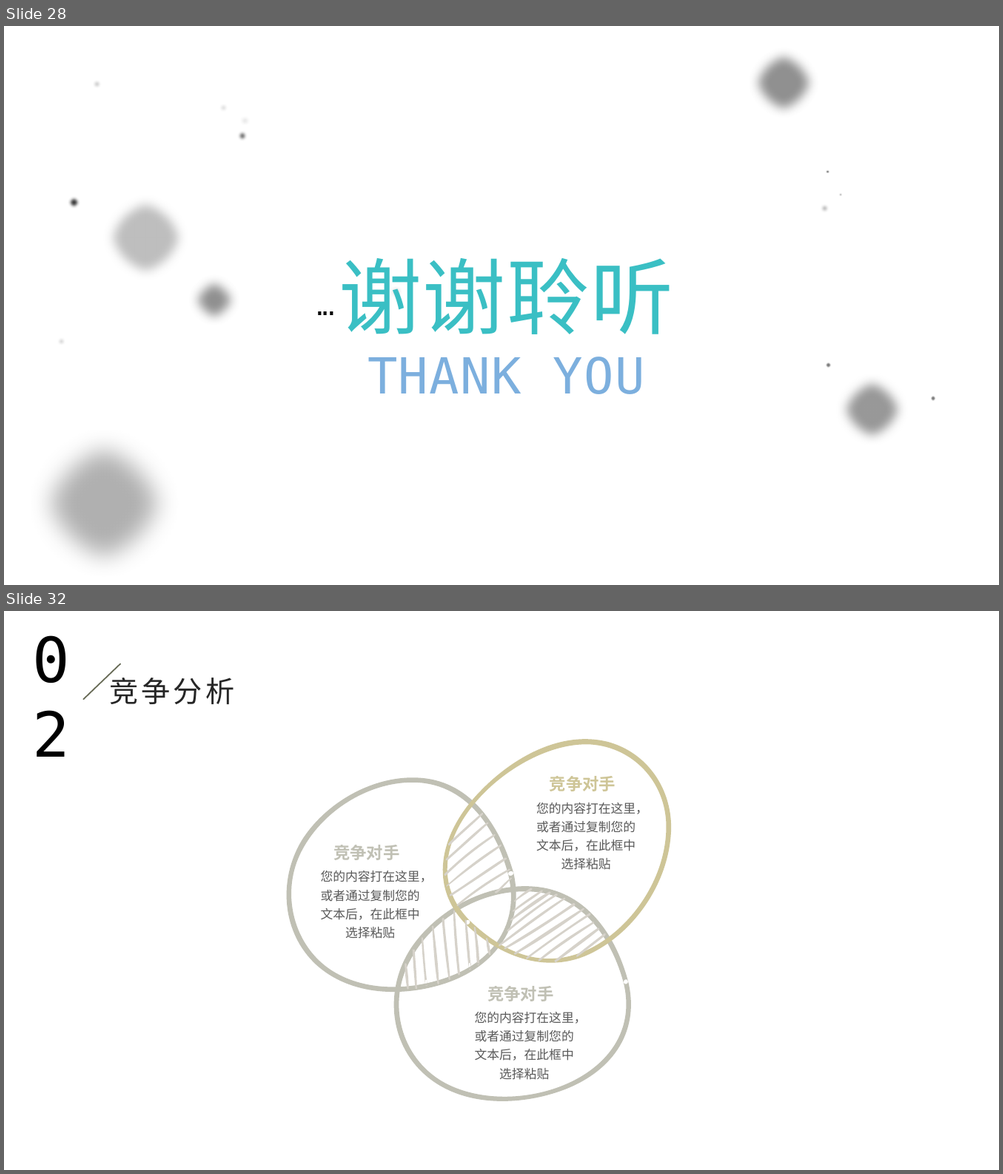
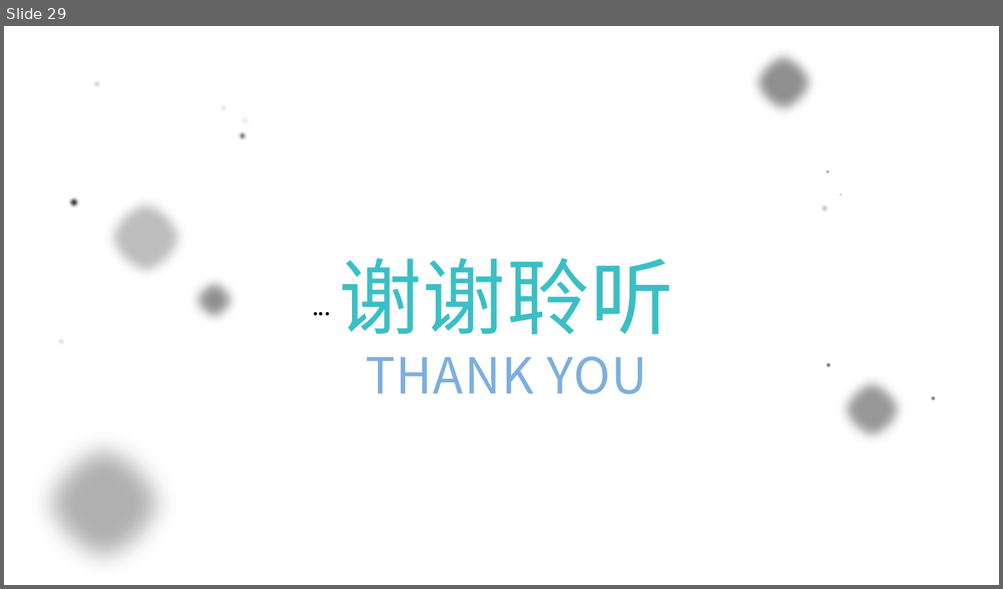
Before and after one commit to dragonyun/notebook, a slide deck: 前端发展史资料/前端编年史简介.pptx. Shown one above the other, each under a label of ours: slides 28 and 32 before the commit, slide 29 after it; the slides between them are not shown. The pictures are 1003x1174 and 1003x589 pixels, drawn with LibreOffice and Linux fonts; fonts in the diff are those of the drawing; background and template pictures are left out. Boxes give left, top, right and bottom in pixels: in the first picture for what was removed or moved away, otherwise in the second. Text is boxed around its words. In the diff, an @@ line names an element or a change of style, - is before the commit and + after.

```diff
--- a/前端发展史资料/前端编年史简介.pptx
+++ b/前端发展史资料/前端编年史简介.pptx
@@ slide 32 removed at bbox=[4, 611, 999, 1170], background picture (left out) @@
@@ text removed at bbox=[25, 616, 110, 699] @@
-02
@@ line removed from (120, 664) to (83, 699) @@
@@ text removed at bbox=[109, 672, 234, 704] @@
-竞争分析
@@ text removed at bbox=[549, 776, 615, 792] @@
-竞争对手
@@ text removed at bbox=[536, 803, 648, 870] @@
-您的内容打在这里，或者通过复制您的文本后，在此框中选择粘贴
@@ text removed at bbox=[333, 845, 399, 860] @@
-竞争对手
@@ text removed at bbox=[321, 871, 432, 939] @@
-您的内容打在这里，或者通过复制您的文本后，在此框中选择粘贴
@@ group removed at bbox=[278, 729, 674, 1123]: 30 freeform shapes @@
@@ text removed at bbox=[487, 986, 553, 1002] @@
-竞争对手
@@ text removed at bbox=[475, 1012, 586, 1080] @@
-您的内容打在这里，或者通过复制您的文本后，在此框中选择粘贴
@@ what was slide 28 is now slide 29 @@
@@ slide 29 changed as well @@
@@ font DejaVu Sans Mono to Noto Sans CJK JP in 4 elements at bbox=[339, 258, 674, 395], bbox=[304, 287, 333, 324], bbox=[310, 287, 338, 324], bbox=[316, 287, 345, 324] @@
```
Also in this commit, not shown: 26 other slides changed, 2 slides added, 7 other slides removed, 1 other file.
